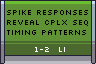
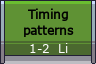
Comparing the layer stacks of the two 96 x 64 images. Changes:
painted on "1-2 Li" over (30, 43, 68, 53)
renamed "Spike responses ..." to "Timing ...", painted on it over (7, 8, 88, 37)
